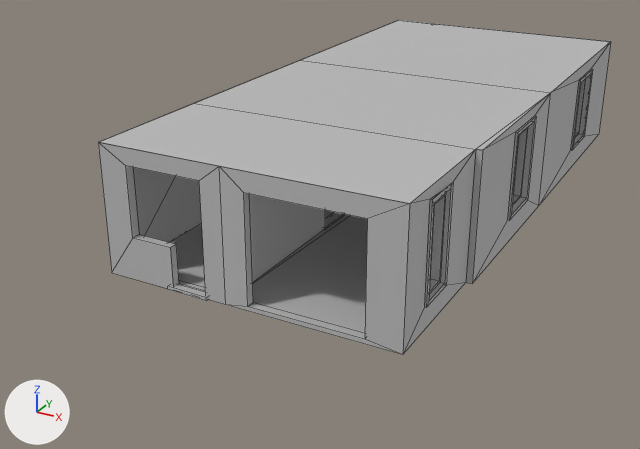
The FBX model DeynootTrunk/Assets/Deynoot/Models/Environment/House/House.fbx, before and after one commit.
Rendered twice from a 50 mm camera at (6.06, -28.14, 8.86) aimed at (-4.04, -9.78, -0.32). Arrows for +X, +Y and +Z are at lower left; the lights stay in place. Mesh edges are drawn as thin lines on the coarser meshes. Where no turn or scale is listed for an object, it has been applied to the vertices. Vertices at the same position are counted once.

The first picture shows 'Ceiling_Mesh', 'FloorBackroom_Mesh', 'FloorBedroom_Mesh', 'Thresholds_Mesh', 'Walls_Mesh'.
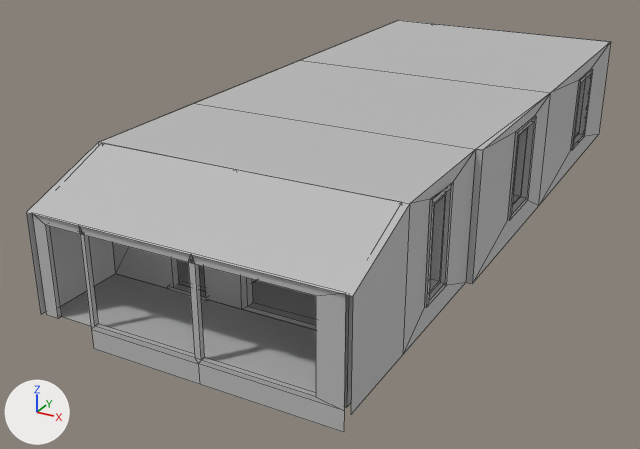
Where the change shows, as pixel boxes [x1, y1, x2, y2] in the pictures (640 x 449 px):
```json
{"object": "Ceiling_Mesh", "change": "reshaped", "before": [99, 20, 611, 204], "after": [26, 20, 611, 296], "on screen": "14% wider, 50% taller"}
{"object": "Walls_Mesh", "change": "reshaped", "before": [98, 42, 611, 355], "after": [26, 42, 611, 432], "on screen": "14% wider, 25% taller"}
{"object": "FloorSunRoom_Mesh", "change": "added", "after": [60, 274, 316, 393]}
{"part": 1, "of": "me_mesh", "change": "built on", "before": [98, 142, 410, 355], "after": [26, 204, 410, 432]}
{"part": 2, "of": "me_mesh_007", "change": "added", "after": [26, 142, 409, 296]}
{"object": "FloorBackroom_Mesh", "change": "unchanged, covered by the edit", "before": [253, 215, 434, 333], "after": [253, 215, 434, 320]}
{"object": "FloorBedroom_Mesh", "change": "unchanged, covered by the edit", "before": [170, 224, 205, 288], "after": [177, 260, 205, 288]}
```

Scene script edits in JSON lines:
```json
{"block": "me_mesh", "where": "# used by ob_walls_mesh; location = (0.0, 0.0, 0.0)"}
{"op": "remove", "block": "me_mesh", "code": "me_mesh.from_pydata(...)  # 375 vertices, 320 faces; spans x -6.5..0.8, y -14.9..0.4, z -0.1..3.0"}
{"op": "add", "block": "me_mesh", "code": "me_mesh.from_pydata(...)  # 424 vertices, 359 faces; spans x -6.5..0.8, y -17.0..0.4, z -0.5..3.0"}
{"block": "me_mesh", "change": "me_mesh part 1"}
{"block": "me_mesh", "change": "2 vertices are removed from x -3.4, y -14.9, z 0.0..3.0"}
{"block": "me_mesh", "change": "8 faces are deleted"}
{"block": "me_mesh", "change": "51 vertices are added at x -6.5..0.6, y -17.0..-14.9, z -0.5..3.0"}
{"block": "me_mesh", "change": "47 new faces join them"}
{"block": "me_mesh_007", "where": "me_mesh_007.from_pydata(...)  # 44 vertices, 19 faces; spans x -6.5..0.7, y -14.9..0.3, z 2.6..3.0"}
{"block": "me_mesh_007", "where": "# used by ob_ceiling_mesh; location = (0.0, 0.0, 0.0)"}
{"block": "me_mesh_007", "where": "# verts and faces of me_mesh_007; kept vertices keep their numbers, new ones are numbered from 44"}
{"block": "me_mesh_007", "where": "# before: 42 (-6.5, -14.9, 3.0) at pixel (98, 142), 43 (0.6, -14.9, 3.0) at pixel (409, 203)"}
{"block": "me_mesh_007", "change": "me_mesh_007 part 2"}
{"op": "add", "block": "me_mesh_007", "code": "verts[44] = (-6.4, -16.9, 2.2)"}
{"op": "add", "block": "me_mesh_007", "code": "verts[45] = (-6.4, -14.9, 2.5)"}
{"op": "add", "block": "me_mesh_007", "code": "verts[46] = (-3.0, -14.9, 2.6)"}
{"op": "add", "block": "me_mesh_007", "code": "for new, old in zip([47, 48, 49], [44, 45, 46]): verts[new] = verts[old] + (3.4, 0.0, 0.0)"}
{"op": "add", "block": "me_mesh_007", "code": "verts[50] = (0.4, -16.9, 2.2)"}
{"op": "add", "block": "me_mesh_007", "code": "verts[51] = (-6.5, -17.0, 2.2)  # pixel (26, 212)"}
{"op": "add", "block": "me_mesh_007", "code": "verts[52] = (0.6, -17.0, 2.2)  # pixel (352, 296)"}
{"op": "add", "block": "me_mesh_007", "code": "faces += [(44, 45, 48, 47), (46, 49, 50, 47), (46, 47, 48), (42, 51, 52, 43)]"}
{"op": "add", "block": "me_mesh_006_1", "code": ["me_mesh_006_1 = bpy.data.meshes.new('Mesh.006')", "me_mesh_006_1.from_pydata([(-3.35, -1.03, 0.0), (3.45, -1.03, 0.0), (-3.35, 0.97, 0.0), (3.45, 0.97, 0.0)], [], [(0, 1, 3, 2)])", "me_mesh_006_1.materials.append(mat_laminatewine_material)  # grey #bcbcbc"]}
{"op": "add", "block": "ob_floorsunroom_mesh", "code": ["ob_floorsunroom_mesh = bpy.data.objects.new('FloorSunRoom_Mesh', me_mesh_006_1)", "ob_floorsunroom_mesh.location = (-3.05, -15.87, -0.05)"]}
```
